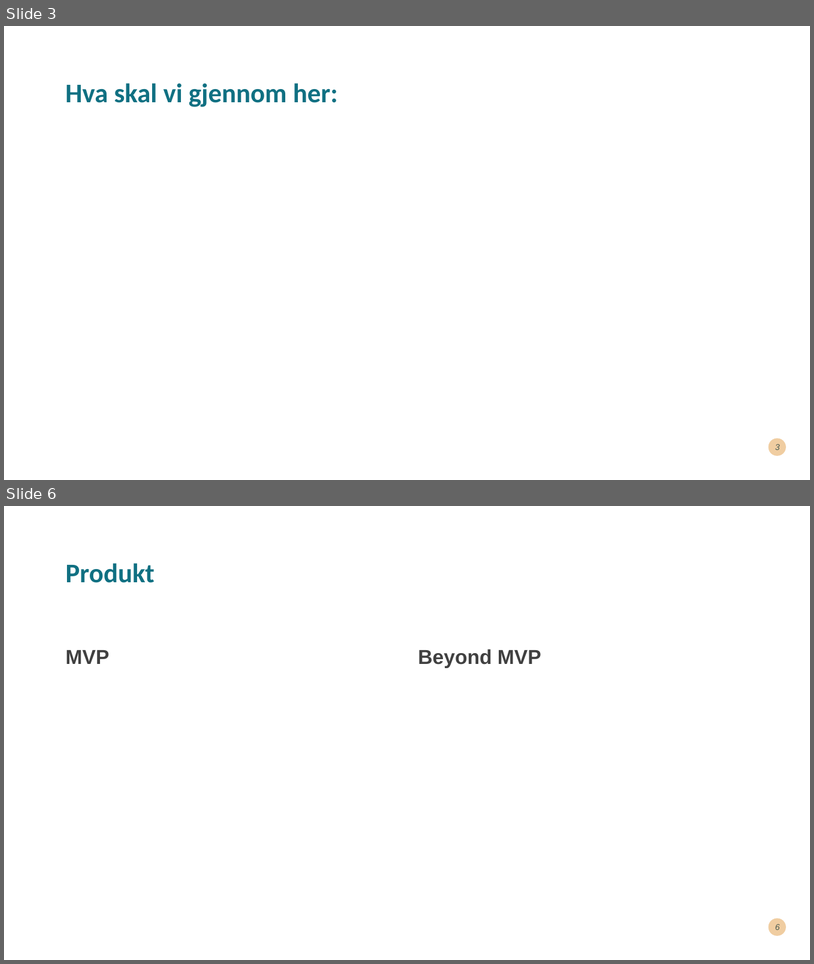
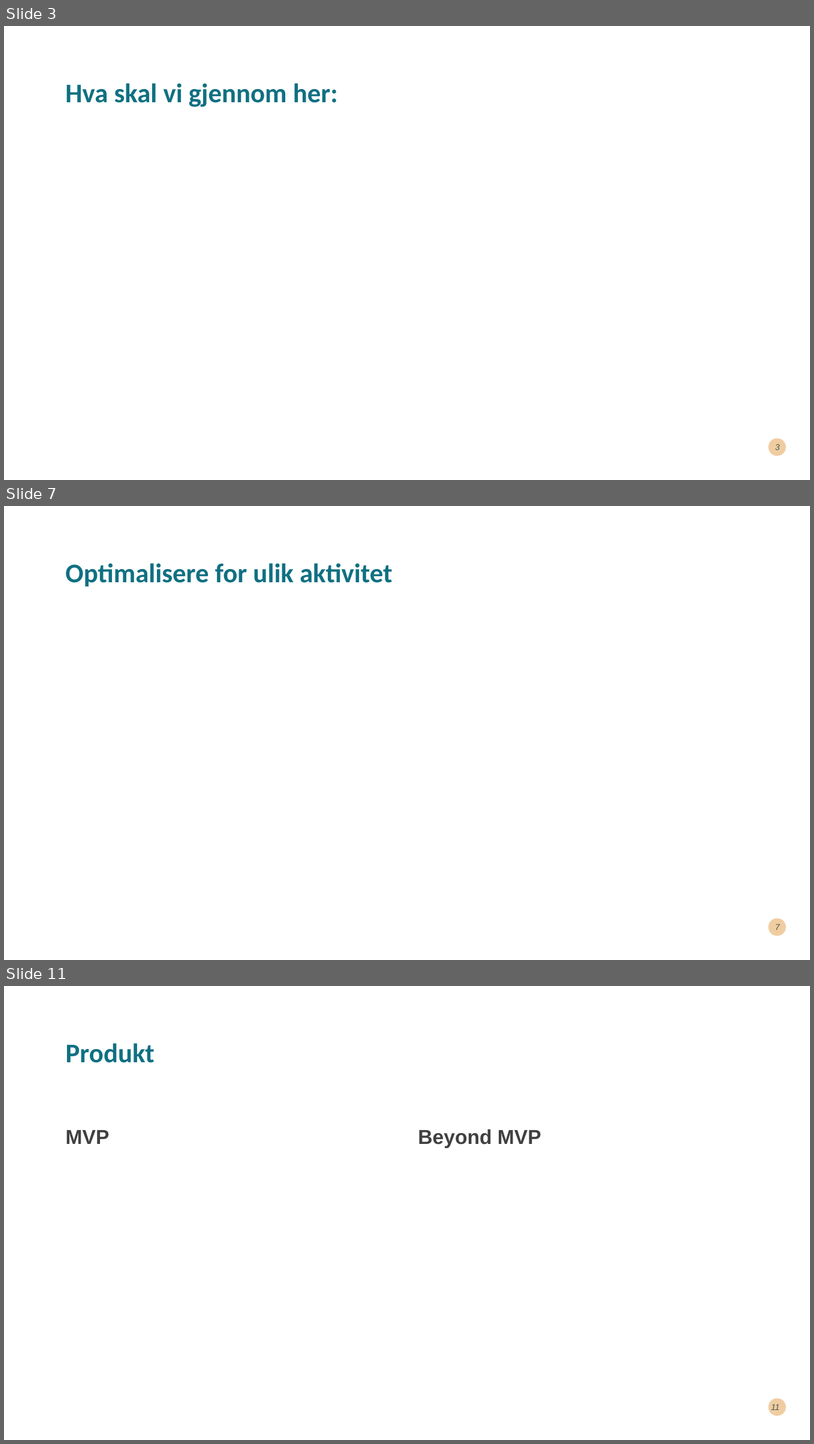
Before and after one commit to M4rieH/graduation_project, a slide deck: jama_presentation.pptx. Shown one above the other, each under a label of ours: slides 3 and 6 before the commit, slides 3, 7 and 11 after it; the slides between them are not shown. The pictures are 814x964 and 814x1444 pixels, drawn with LibreOffice and Linux fonts; fonts in the diff are those of the drawing. Boxes give left, top, right and bottom in pixels: in the first picture for what was removed or moved away, otherwise in the second. Text is boxed around its words. In the diff, an @@ line names an element or a change of style, - is before the commit and + after.

```diff
--- a/jama_presentation.pptx
+++ b/jama_presentation.pptx
@@ slide 7 added at (x1=4, y1=506, x2=810, y2=960), background #FFFFFF; not listed: 1 template element that a slide beside it also shows @@
@@ title added at (x1=65, y1=563, x2=393, y2=586), 32 pt, text #107082, bold @@
+Optimalisere for ulik aktivitet
@@ page number added at (x1=776, y1=924, x2=780, y2=930), 10 pt, text #00292E at 70% opacity, italic @@
+7
@@ what was slide 6 is now slide 11 @@
@@ page number at (x1=771, y1=1404, x2=780, y2=1410): text changed @@
-6
+11
```
Also in this commit, not shown: 5 other slides added, 1 slide removed, 1 other file.
